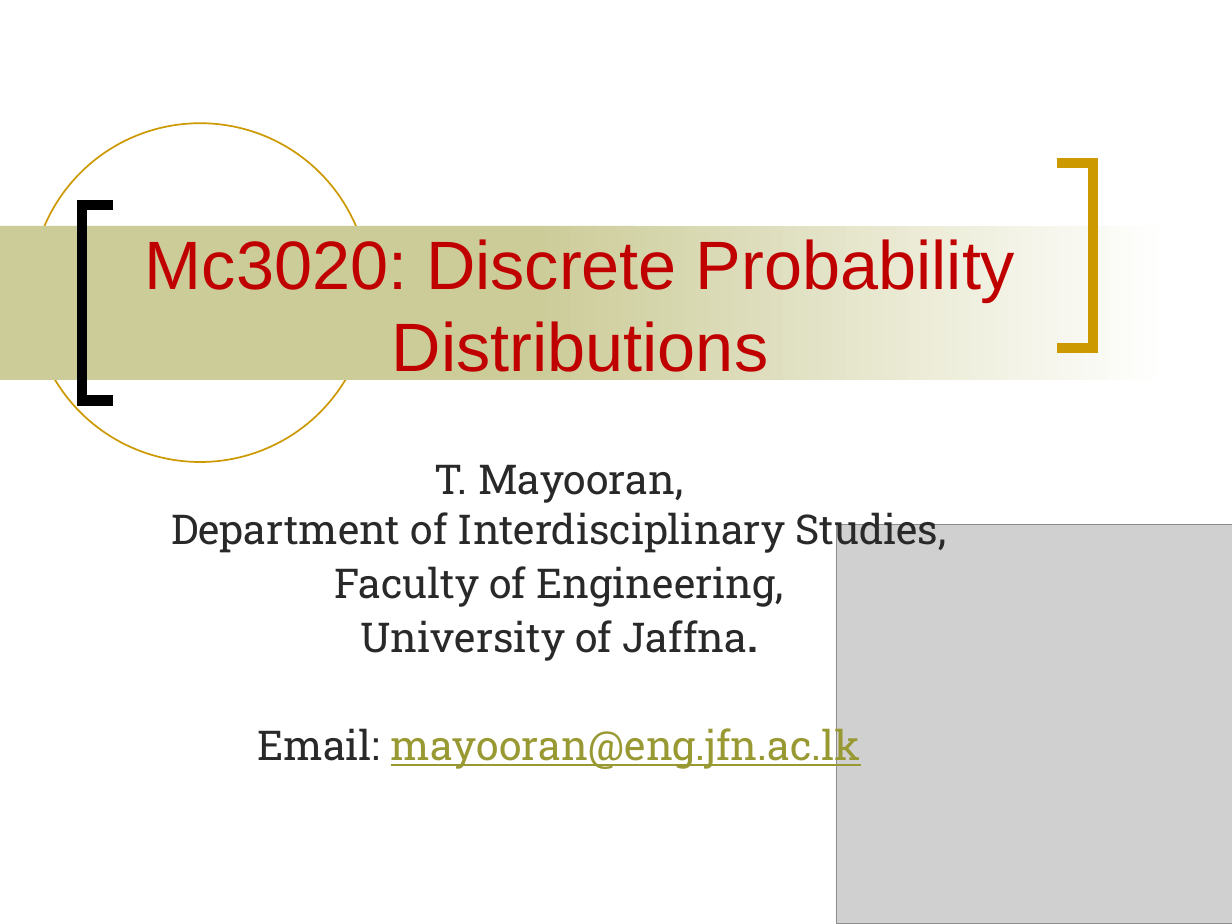
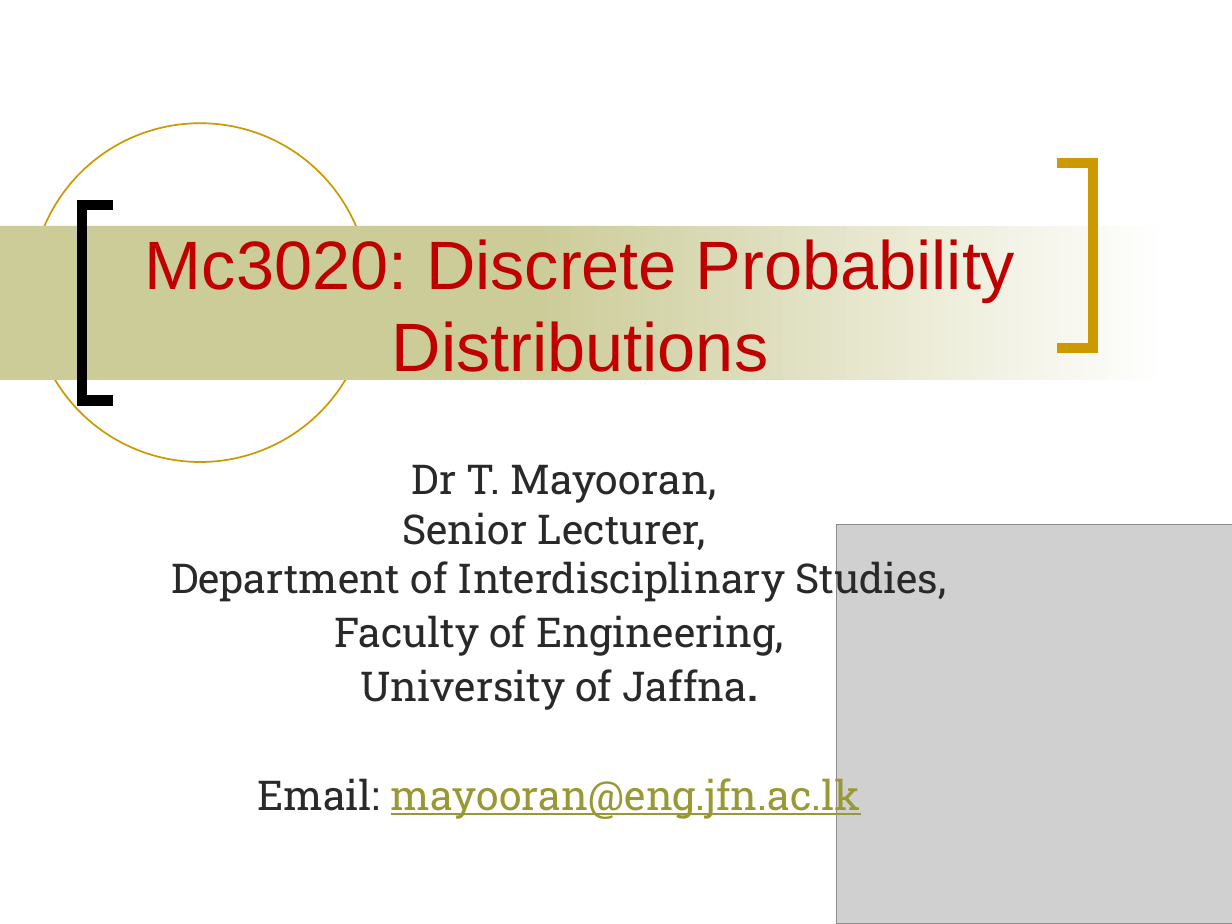
Before and after one commit to Mayooran1987/MC3020_E22, a slide deck: slide 1 of Lec_2.pptx. Drawn at 1232x924 pixels with LibreOffice and Linux fonts; fonts in the diff are those of the drawing; grey boxes stand for pictures. Boxes give left, top, right and bottom in pixels: in the first picture for what was removed or moved away, otherwise in the second. Text is boxed around its words. In the diff, an @@ line names an element or a change of style, - is before the commit and + after.

```diff
--- a/Lec_2.pptx
+++ b/Lec_2.pptx
@@ text at (402, 464, 716, 550): text changed @@
-T. Mayooran,
+Dr T. Mayooran,
+Senior Lecturer,
```
Also in this commit, not shown: 53 other slides changed.
